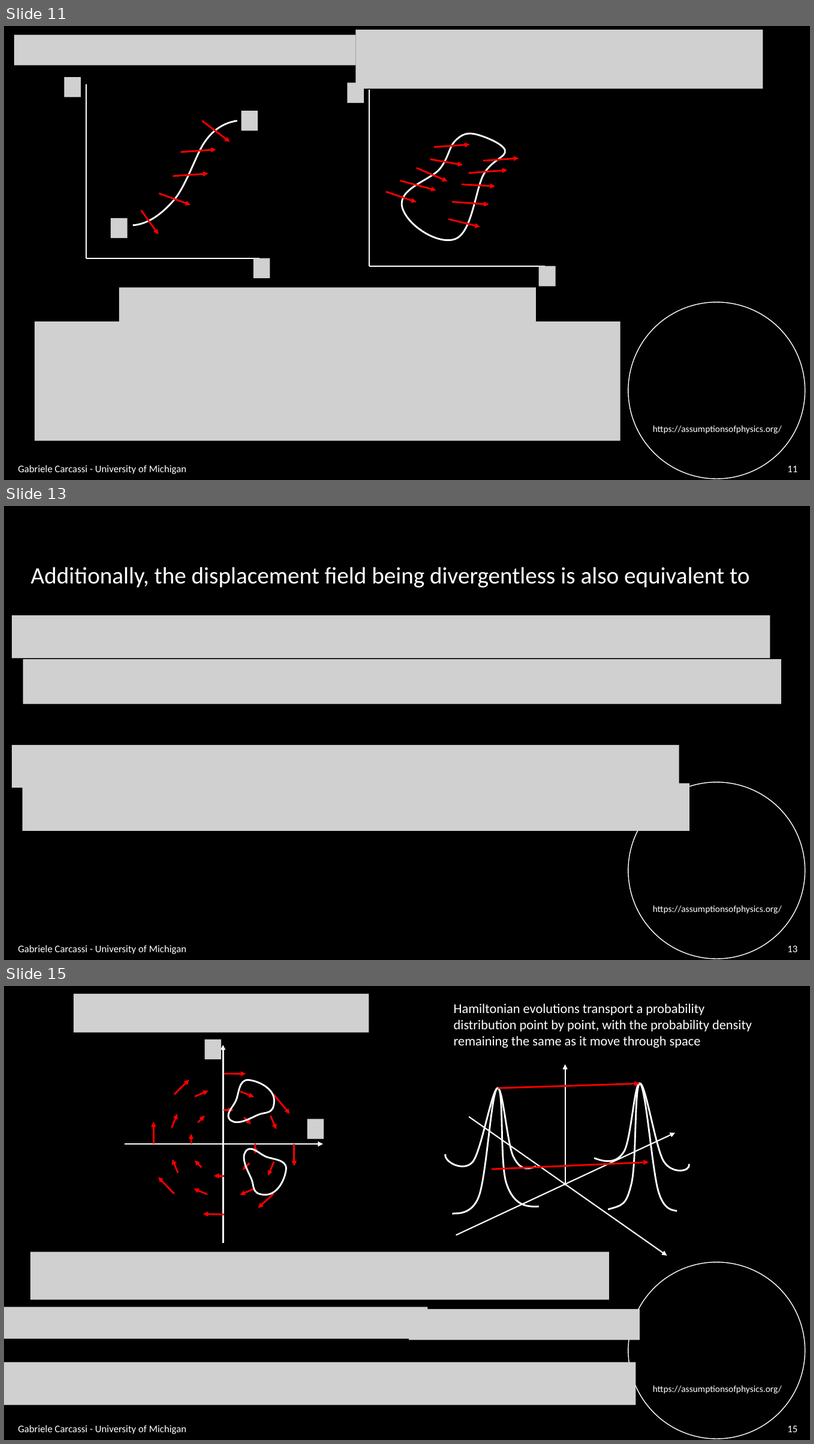
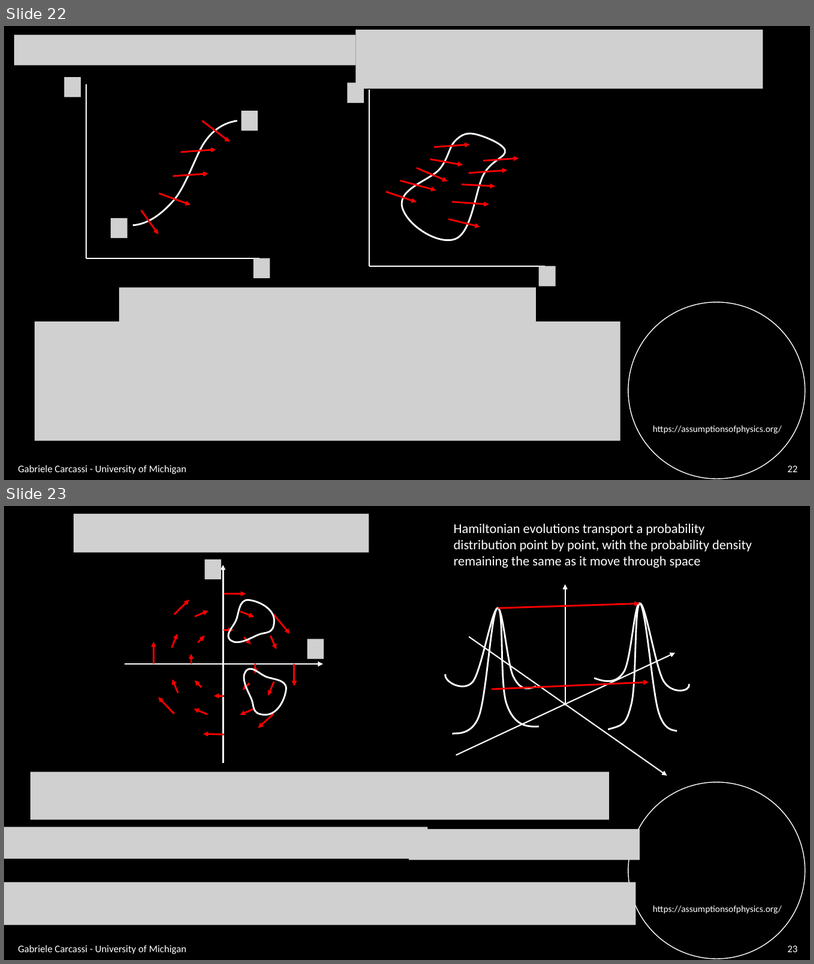
Before and after one commit to assumptionsofphysics/slides, a slide deck: BookCompanions-v2/RP-Class-3.pptx. Shown one above the other, each under a label of ours: slides 11, 13 and 15 before the commit, slides 22 and 23 after it; the slides between them are not shown. The pictures are 814x1444 and 814x964 pixels, drawn with LibreOffice and Linux fonts; fonts in the diff are those of the drawing; grey boxes stand for pictures; background and template pictures are left out. Boxes give left, top, right and bottom in pixels: in the first picture for what was removed or moved away, otherwise in the second. Text is boxed around its words. In the diff, an @@ line names an element or a change of style, - is before the commit and + after.

```diff
--- a/BookCompanions-v2/RP-Class-3.pptx
+++ b/BookCompanions-v2/RP-Class-3.pptx
@@ slide 13 removed at [4,506,810,960], background #000000; not listed: 2 template elements that a slide beside it also shows @@
@@ text removed at [31,567,750,588] @@
-Additionally, the displacement field being divergentless is also equivalent to
@@ picture removed at [12,615,770,658] @@
@@ picture removed at [23,659,782,704] @@
@@ picture removed at [12,745,680,788] @@
@@ picture removed at [22,783,690,831] @@
@@ text removed at [18,945,186,954] @@
-Gabriele Carcassi - University of Michigan
@@ page number removed at [788,945,798,952] @@
-13
@@ what was slide 11 is now slide 22 @@
@@ page number at [788,465,798,472]: text changed @@
-11
+22
@@ what was slide 15 is now slide 23 @@
@@ page number at [788,945,798,952]: text changed @@
-15
+23
```
Also in this commit, not shown: 10 slides changed, 1 slide added.
